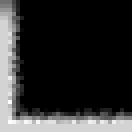
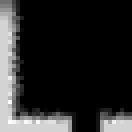
Layered file, before and after one edit (132 × 132). Changes by layer:
added layer "Layer 5" (darken) above "Layer 4" over (68, 108, 104, 132)
